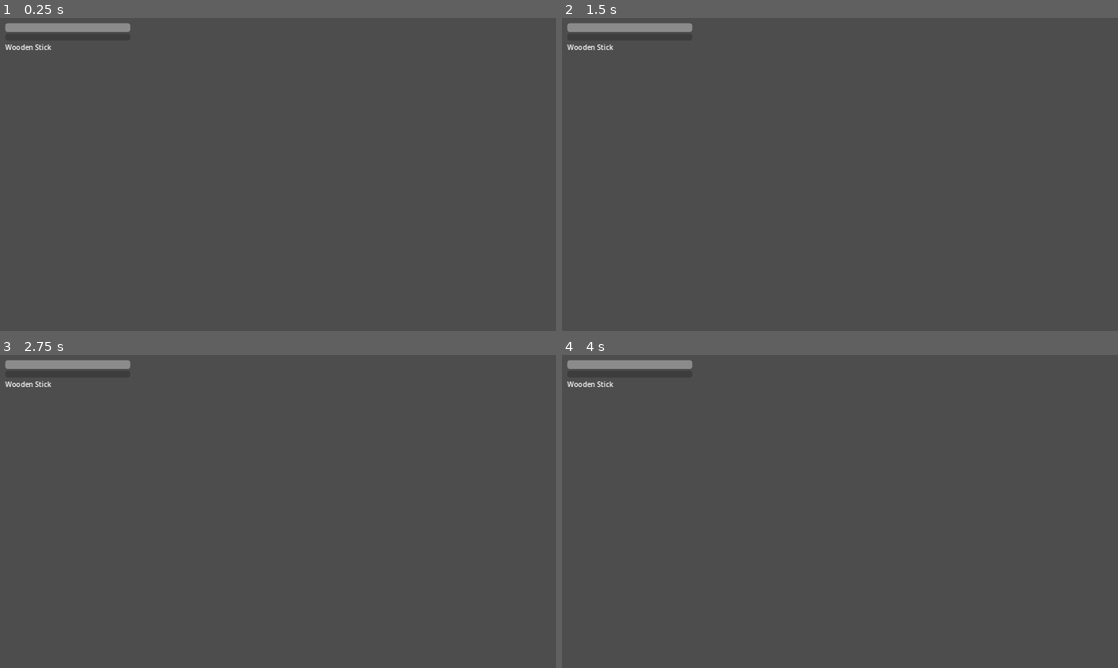
Above: before the commit, frames 1-4 (two rows, left to right).
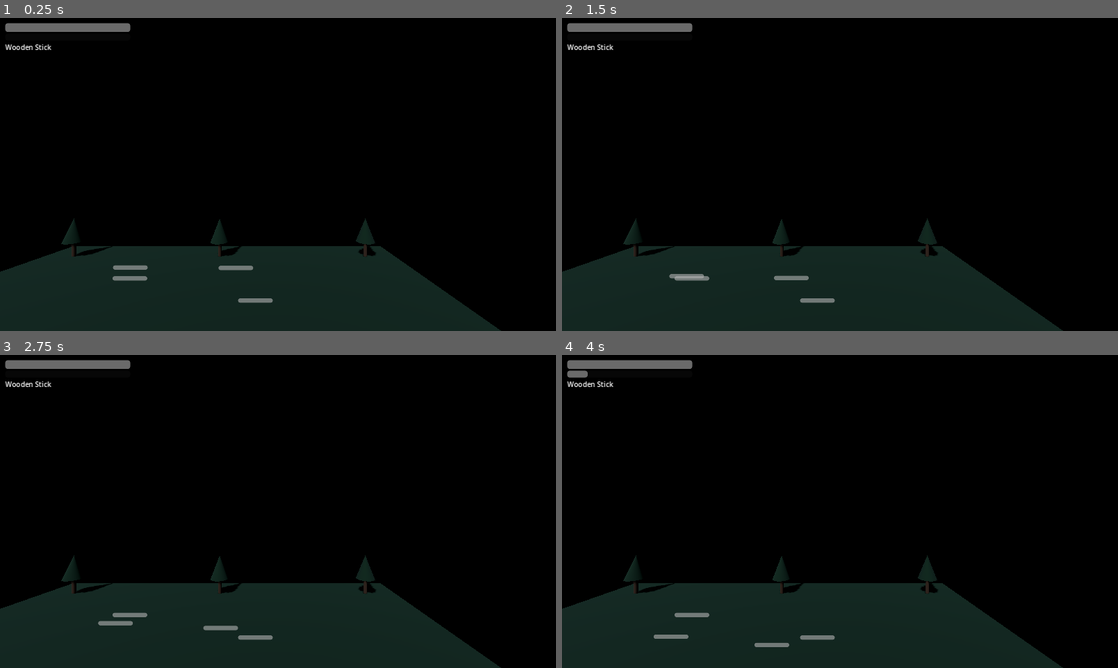
Above: after the commit, the same moments.

Repository: BitfrostKvasir/yokai
Game: Godot game, scene res://scenes/main.tscn
Same seed, same stepped clock (60 frames per second), same inputs: the game is played once before the commit and once after it.
Inputs (mouse positions are in pixels of both pictures, inside the frame that each line leads up to):
- Up to frame 1 (0.25 s): no input
- Up to frame 2 (1.5 s): tap Enter at 0.5 s; move the mouse to (962, 158) at 0.52 s; hold D (move_right) 0.53-1.25 s; hold Space (attack) 0.53-1.25 s; click (962, 158) at 0.67 s; drag from (728, 190) to (812, 237) at 1.27 s
- Up to frame 3 (2.75 s): move the mouse to (333, 442) at 2.02 s; hold D (move_right) from 2.03 s (still down); hold Right mouse button (guard) from 2.03 s (still down)
- Up to frame 4 (4 s): release D (move_right) at 2.75 s; release Right mouse button (guard) at 2.75 s; tap Enter at 2.75 s; drag from (812, 574) to (673, 464) at 2.77 s; move the mouse to (1006, 558) at 3.52 s; hold A (move_left) from 3.53 s (still down); hold E (special) from 3.53 s (still down)

The runs differ from the first frame. In frame 1, 100% of the frame differs, in the area x 0-100%, y 0-100%; in frame 2, 100%; in frame 3, 100%; in frame 4, 100%.

Commit message:
fix: replace ConeMesh (invalid in Godot 4) with CylinderMesh top_radius=0
Co-Authored-By: Claude Sonnet 4.6 <noreply@anthropic.com>

Diff:
--- a/scenes/world/world.tscn
+++ b/scenes/world/world.tscn
@@ -35,8 +35,9 @@
 [sub_resource type="StandardMaterial3D" id="Mat_trunk"]
 albedo_color = Color(0.35, 0.22, 0.1, 1)
 
-[sub_resource type="ConeMesh" id="ConeMesh_top"]
-radius = 1.5
+[sub_resource type="CylinderMesh" id="ConeMesh_top"]
+top_radius = 0.0
+bottom_radius = 1.5
 height = 4.0
 
 [sub_resource type="StandardMaterial3D" id="Mat_treetop"]
